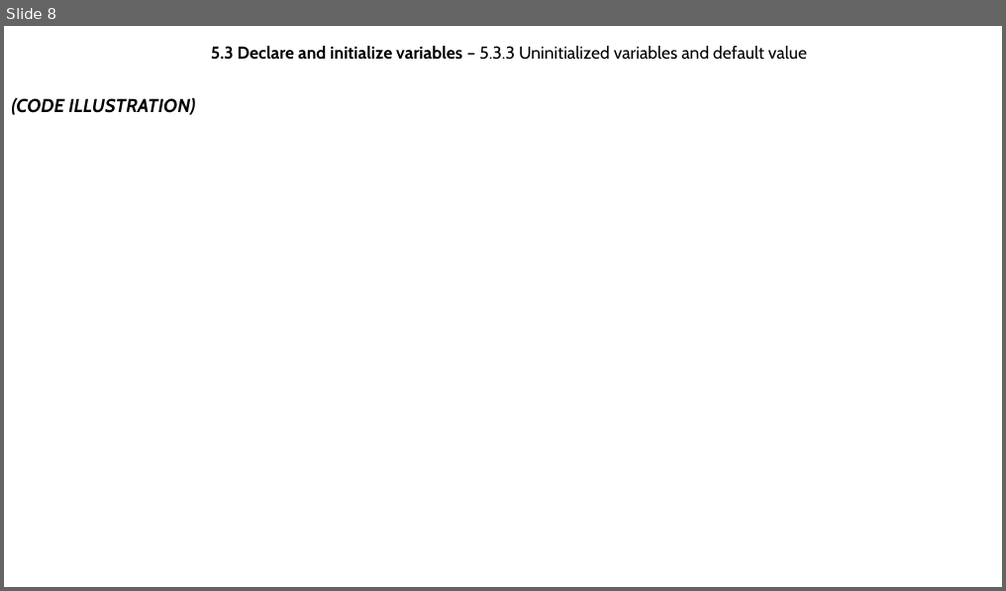
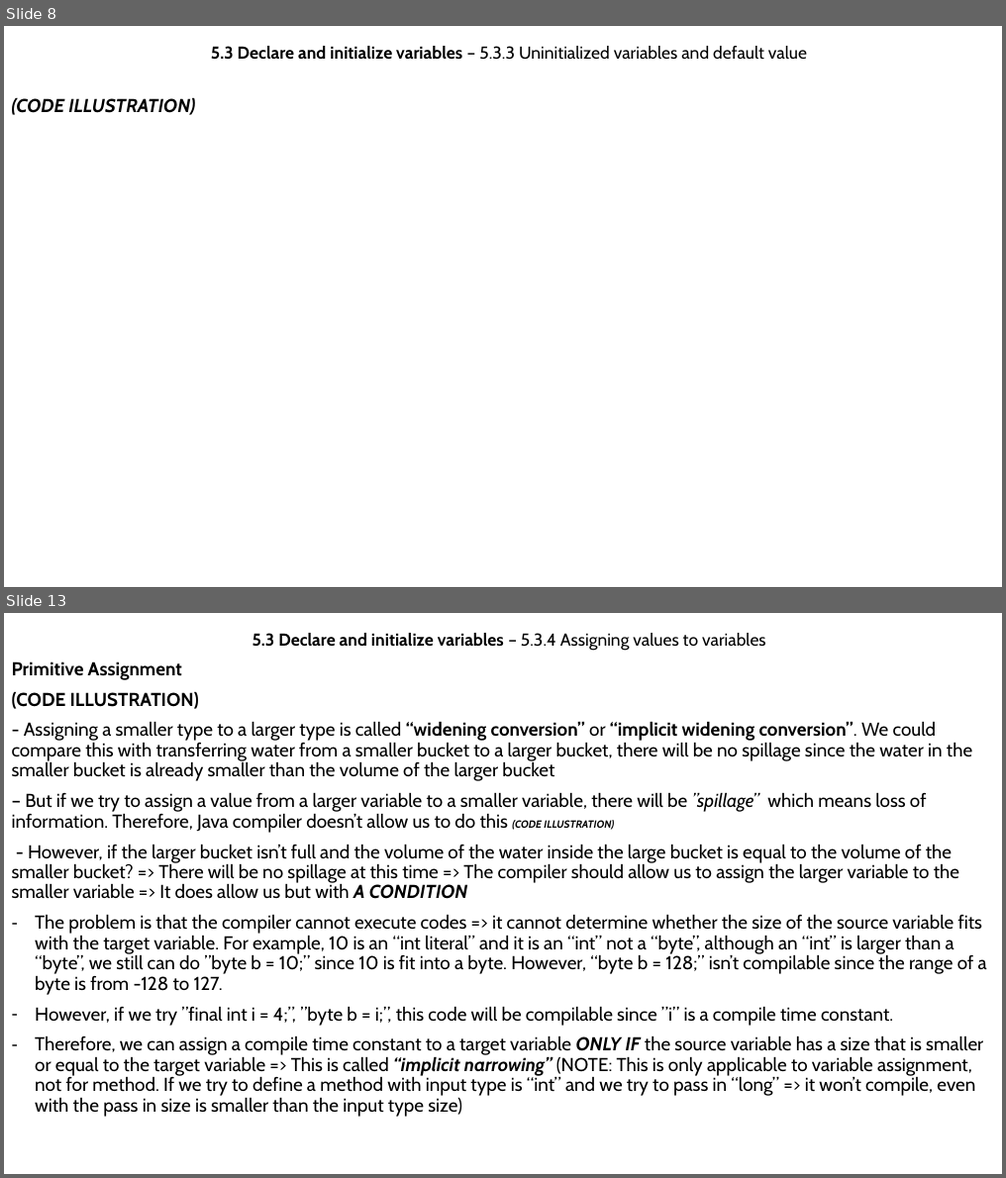
Before and after one commit to MaiDinhVinh/CS-Java, a slide deck: Java SE 8 Teaching Material/Chapter 5 - Working With Java Data Type.pptx. Shown one above the other, each under a label of ours: slide 8 before the commit, slides 8 and 13 after it; the slides between them are not shown. The pictures are 1006x591 and 1006x1178 pixels, drawn with LibreOffice and Linux fonts; fonts in the diff are those of the drawing. Boxes give left, top, right and bottom in pixels: in the first picture for what was removed or moved away, otherwise in the second. Text is boxed around its words. In the diff, an @@ line names an element or a change of style, - is before the commit and + after.

```diff
--- a/Java SE 8 Teaching Material/Chapter 5 - Working With Java Data Type.pptx
+++ b/Java SE 8 Teaching Material/Chapter 5 - Working With Java Data Type.pptx
@@ slide 13 added at <box>4,613,1002,1174</box>, background #FFFFFF @@
@@ subtitle added at <box>252,633,766,651</box>, 16.6 pt, text #000000, bold @@
+5.3 Declare and initialize variables – 5.3.4 Assigning values to variables
@@ text added at <box>12,662,987,1117</box>, 18 pt, text #000000 @@
+Primitive Assignment
+(CODE ILLUSTRATION)
+- Assigning a smaller type to a larger type is called “widening conversion” or “implicit widening conversion”. We could compare this with transferring water from a smaller bucket to a larger bucket, there will be no spillage since the water in the smaller bucket is already smaller than the volume of the larger bucket
+– But if we try to assign a value from a larger variable to a smaller variable, there will be ”spillage” which means loss of information. Therefore, Java compiler doesn’t allow us to do this (CODE ILLUSTRATION)
+- However, if the larger bucket isn’t full and the volume of the water inside the large bucket is equal to the volume of the smaller bucket? => There will be no spillage at this time => The compiler should allow us to assign the larger variable to the smaller variable => It does allow us but with A CONDITION
+– The problem is that the compiler cannot execute codes => it cannot determine whether the size of the source variable fits with the target variable. For example, 10 is an “int literal” and it is an “int” not a “byte”, although an “int” is larger than a “byte”, we still can do ”byte b = 10;” since 10 is fit into a byte. However, “byte b = 128;” isn’t compilable since the range of a byte is from -128 to 127.
+– However, if we try ”final int i = 4;”, ”byte b = i;”, this code will be compilable since ”i” is a compile time constant.
+– Therefore, we can assign a compile time constant to a target variable ONLY IF the source variable has a size that is smaller or equal to the target variable => This is called “implicit narrowing” (NOTE: This is only applicable to variable assignment, not for method. If we try to define a method with input type is “int” and we try to pass in “long” => it won’t compile, even with the pass in size is smaller than the input type size)
```
Also in this commit, not shown: 1 slide changed, 4 other slides added.
